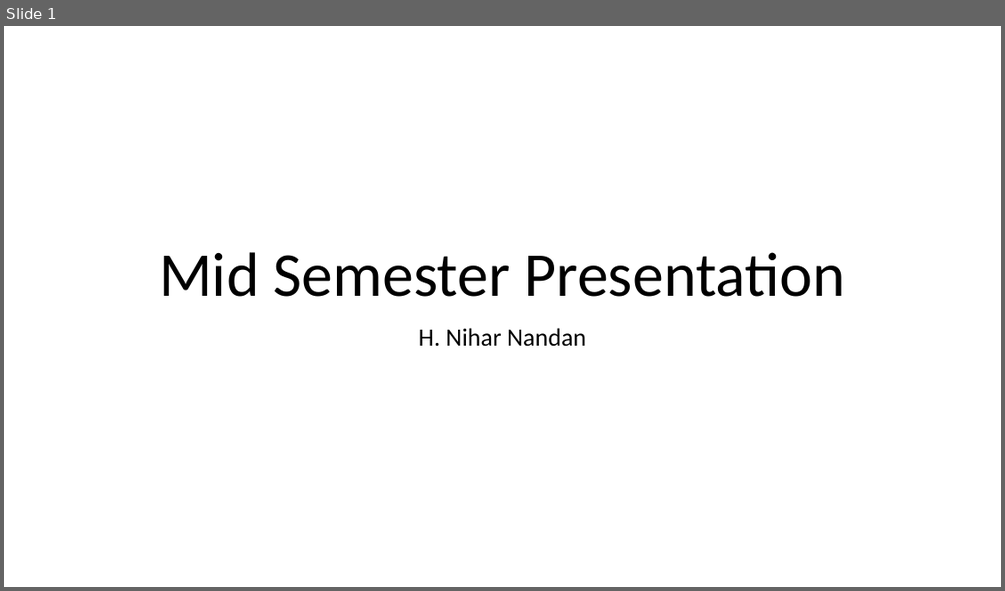
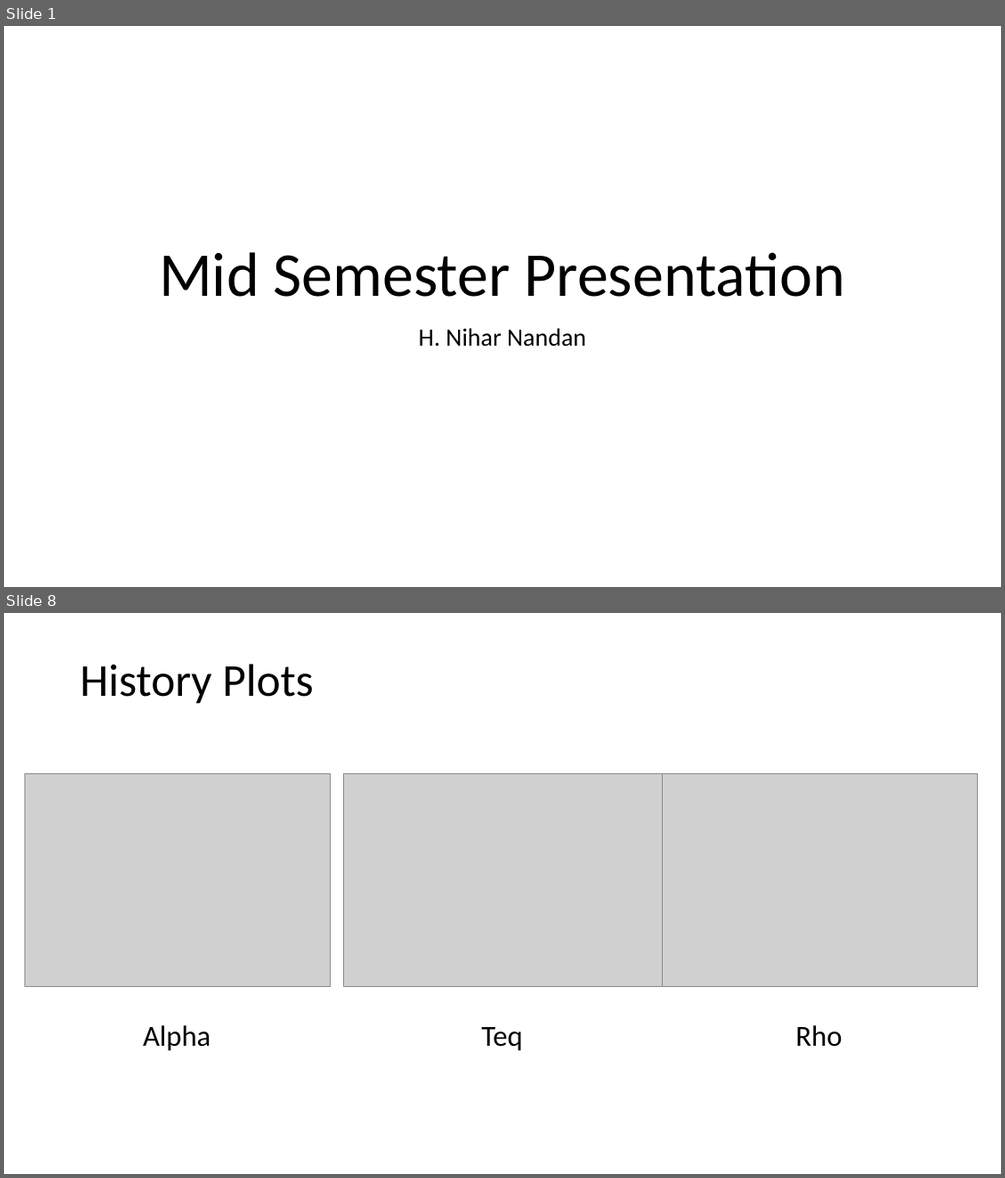
Before and after one commit to niharnandan/thesis, a slide deck: Mid Semester Presentation.pptx. Shown one above the other, each under a label of ours: slide 1 before the commit, slides 1 and 8 after it; the slides between them are not shown. The pictures are 1005x591 and 1005x1178 pixels, drawn with LibreOffice and Linux fonts; fonts in the diff are those of the drawing; grey boxes stand for pictures. Boxes give left, top, right and bottom in pixels: in the first picture for what was removed or moved away, otherwise in the second. Text is boxed around its words. In the diff, an @@ line names an element or a change of style, - is before the commit and + after.

```diff
--- a/Mid Semester Presentation.pptx
+++ b/Mid Semester Presentation.pptx
@@ slide 8 added at (x1=4, y1=613, x2=1001, y2=1174), background #FFFFFF @@
@@ title added at (x1=80, y1=664, x2=313, y2=704), 44 pt, text #000000 @@
+History Plots
@@ picture added at (x1=24, y1=773, x2=330, y2=986) @@
@@ picture added at (x1=343, y1=773, x2=663, y2=986) @@
@@ picture added at (x1=662, y1=773, x2=978, y2=986) @@
@@ text added at (x1=143, y1=1025, x2=210, y2=1051), 28 pt, text #000000 @@
+Alpha
@@ text added at (x1=481, y1=1027, x2=522, y2=1051), 28 pt, text #000000 @@
+Teq
@@ text added at (x1=795, y1=1025, x2=841, y2=1046), 28 pt, text #000000 @@
+Rho
```
Also in this commit, not shown: 1 slide changed, 11 other slides added, 5 slides removed.
